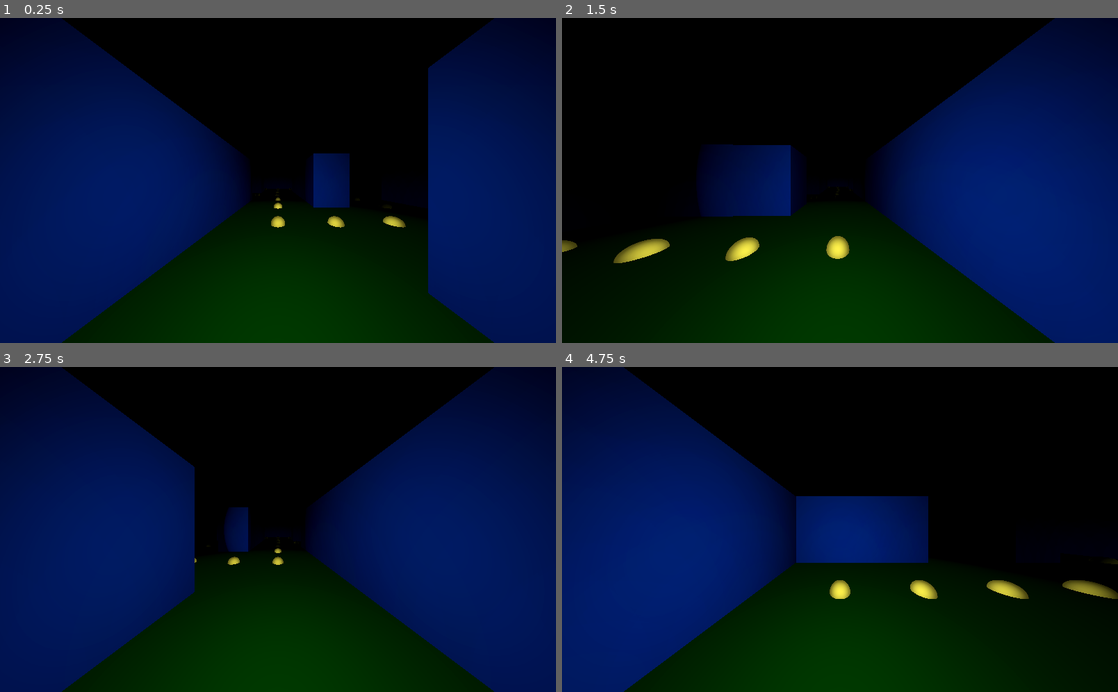
Above: before the commit, frames 1-4 (two rows, left to right).
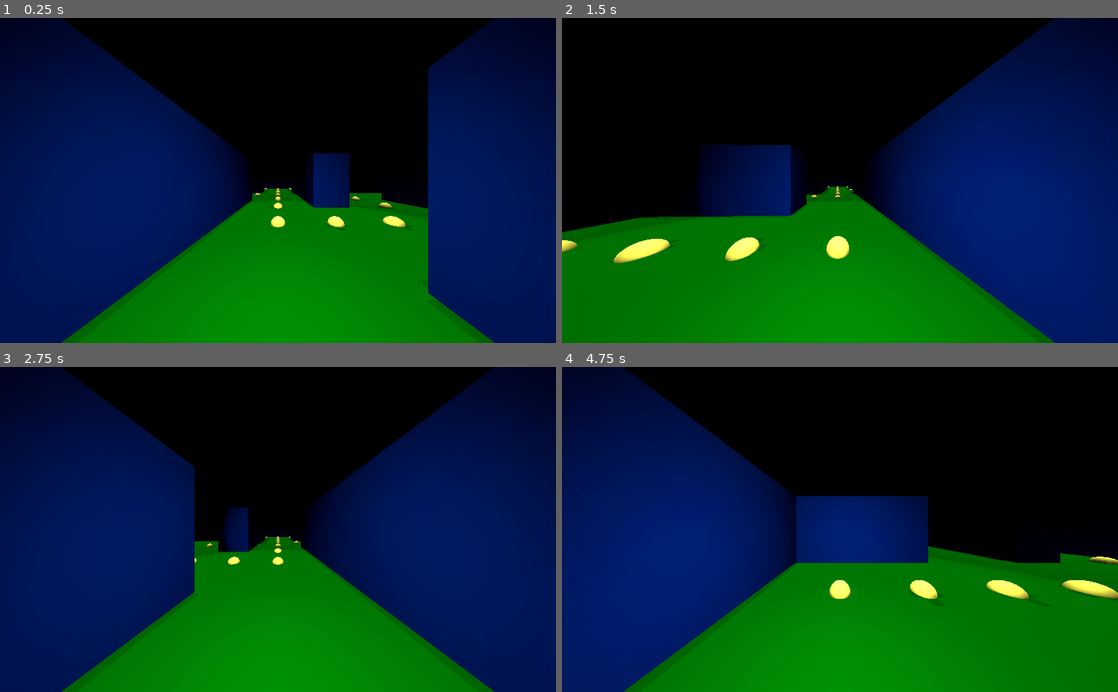
Above: after the commit, the same moments.

Repository: ToBaDi/pacman_3d_first_person
Game: Godot game, scene res://main.tscn
Two runs of this game, one before a commit and one after it. Both use one fixed random seed, a clock stepped at 60 frames per second and the inputs below.
Inputs:
- Up to frame 1 (0.25 s): no input
- Up to frame 2 (1.5 s): tap Enter (ui_accept) at 0.5, 0.77 s; hold Right (ui_right) 0.53-1.28 s; hold Down (ui_down) from 1.28 s (still down)
- Up to frame 3 (2.75 s): tap Enter (ui_accept) at 1.52 s; release Down (ui_down) at 2.03 s; hold Right (ui_right) from 2.03 s (still down)
- Up to frame 4 (4.75 s): tap Enter (ui_accept) at 3.02, 3.77, 4.52 s; release Right (ui_right) at 3.53 s; hold Left (ui_left) from 3.53 s (still down)

The runs differ from the first frame. In frame 1, 22% of the frame differs, in the area x 11-89%, y 52-100%; in frame 2, 29%; in frame 3, 20%; in frame 4, 30%, in the area x 11-100%, y 55-100%.

Commit message:
Dots Completed

Diff:
--- a/main.tscn
+++ b/main.tscn
@@ -78,7 +78,6 @@
 
 [node name="DirectionalLight" type="DirectionalLight" parent="."]
 transform = Transform( 1, 0, 0, 0, -1.62921e-07, 1, 0, -1, -1.62921e-07, 0, 10, 0 )
-visible = false
 light_color = Color( 1, 0.996078, 0.631373, 1 )
 shadow_enabled = true
 __meta__ = {
@@ -237,6 +236,10 @@
 transform = Transform( 14, 0, 0, 0, 1, 0, 0, 0, 1, 34, 0, -28 )
 
 [node name="Dots" type="Spatial" parent="."]
+__meta__ = {
+"_edit_group_": true,
+"_edit_lock_": true
+}
 
 [node name="Dot" parent="Dots" instance=ExtResource( 2 )]
 transform = Transform( 1, 0, 0, 0, 1, 0, 0, 0, 1, 0, 0, -3 )
@@ -747,6 +750,216 @@
 
 [node name="Dot170" parent="Dots" instance=ExtResource( 2 )]
 transform = Transform( 1, 0, 0, 0, 1, 0, 0, 0, 1, 44, 0, 11 )
+
+[node name="Dot171" parent="Dots" instance=ExtResource( 2 )]
+transform = Transform( 1, 0, 0, 0, 1, 0, 0, 0, 1, 44, 0, 9 )
+
+[node name="Dot172" parent="Dots" instance=ExtResource( 2 )]
+transform = Transform( 1, 0, 0, 0, 1, 0, 0, 0, 1, 44, 0, 7 )
+
+[node name="Dot173" parent="Dots" instance=ExtResource( 2 )]
+transform = Transform( 1, 0, 0, 0, 1, 0, 0, 0, 1, 44, 0, 5 )
+
+[node name="Dot174" parent="Dots" instance=ExtResource( 2 )]
+transform = Transform( 1, 0, 0, 0, 1, 0, 0, 0, 1, 44, 0, 3 )
+
+[node name="Dot175" parent="Dots" instance=ExtResource( 2 )]
+transform = Transform( 1, 0, 0, 0, 1, 0, 0, 0, 1, 42, 0, 3 )
+
+[node name="Dot176" parent="Dots" instance=ExtResource( 2 )]
+transform = Transform( 1, 0, 0, 0, 1, 0, 0, 0, 1, 40, 0, 3 )
+
+[node name="Dot177" parent="Dots" instance=ExtResource( 2 )]
+transform = Transform( 1, 0, 0, 0, 1, 0, 0, 0, 1, 38, 0, 3 )
+
+[node name="Dot178" parent="Dots" instance=ExtResource( 2 )]
+transform = Transform( 1, 0, 0, 0, 1, 0, 0, 0, 1, 36, 0, 3 )
+
+[node name="Dot179" parent="Dots" instance=ExtResource( 2 )]
+transform = Transform( 1, 0, 0, 0, 1, 0, 0, 0, 1, 36, 0, 5 )
+
+[node name="Dot180" parent="Dots" instance=ExtResource( 2 )]
+transform = Transform( 1, 0, 0, 0, 1, 0, 0, 0, 1, 36, 0, 7 )
+
+[node name="Dot181" parent="Dots" instance=ExtResource( 2 )]
+transform = Transform( 1, 0, 0, 0, 1, 0, 0, 0, 1, 36, 0, 1 )
+
+[node name="Dot182" parent="Dots" instance=ExtResource( 2 )]
+transform = Transform( 1, 0, 0, 0, 1, 0, 0, 0, 1, 36, 0, -1 )
+
+[node name="Dot183" parent="Dots" instance=ExtResource( 2 )]
+transform = Transform( 1, 0, 0, 0, 1, 0, 0, 0, 1, 36, 0, -3 )
+
+[node name="Dot184" parent="Dots" instance=ExtResource( 2 )]
+transform = Transform( 1, 0, 0, 0, 1, 0, 0, 0, 1, 38, 0, -3 )
+
+[node name="Dot185" parent="Dots" instance=ExtResource( 2 )]
+transform = Transform( 1, 0, 0, 0, 1, 0, 0, 0, 1, 40, 0, -3 )
+
+[node name="Dot186" parent="Dots" instance=ExtResource( 2 )]
+transform = Transform( 1, 0, 0, 0, 1, 0, 0, 0, 1, 42, 0, -3 )
+
+[node name="Dot187" parent="Dots" instance=ExtResource( 2 )]
+transform = Transform( 1, 0, 0, 0, 1, 0, 0, 0, 1, 44, 0, -3 )
+
+[node name="Dot188" parent="Dots" instance=ExtResource( 2 )]
+transform = Transform( 1, 0, 0, 0, 1, 0, 0, 0, 1, 44, 0, -5 )
+
+[node name="Dot189" parent="Dots" instance=ExtResource( 2 )]
+transform = Transform( 1, 0, 0, 0, 1, 0, 0, 0, 1, 44, 0, -7 )
+
+[node name="Dot190" parent="Dots" instance=ExtResource( 2 )]
+transform = Transform( 1, 0, 0, 0, 1, 0, 0, 0, 1, 44, 0, -9 )
+
+[node name="Dot191" parent="Dots" instance=ExtResource( 2 )]
+transform = Transform( 1, 0, 0, 0, 1, 0, 0, 0, 1, 44, 0, -11 )
+
+[node name="Dot192" parent="Dots" instance=ExtResource( 2 )]
+transform = Transform( 1, 0, 0, 0, 1, 0, 0, 0, 1, 44, 0, -13 )
+
+[node name="Dot193" parent="Dots" instance=ExtResource( 2 )]
+transform = Transform( 1, 0, 0, 0, 1, 0, 0, 0, 1, 44, 0, -15 )
+
+[node name="Dot194" parent="Dots" instance=ExtResource( 2 )]
+transform = Transform( 1, 0, 0, 0, 1, 0, 0, 0, 1, 42, 0, -15 )
+
+[node name="Dot195" parent="Dots" instance=ExtResource( 2 )]
+transform = Transform( 1, 0, 0, 0, 1, 0, 0, 0, 1, 40, 0, -15 )
+
+[node name="Dot196" parent="Dots" instance=ExtResource( 2 )]
+transform = Transform( 1, 0, 0, 0, 1, 0, 0, 0, 1, 38, 0, -15 )
+
+[node name="Dot197" parent="Dots" instance=ExtResource( 2 )]
+transform = Transform( 1, 0, 0, 0, 1, 0, 0, 0, 1, 36, 0, -15 )
+
+[node name="Dot198" parent="Dots" instance=ExtResource( 2 )]
+transform = Transform( 1, 0, 0, 0, 1, 0, 0, 0, 1, 36, 0, -13 )
+
+[node name="Dot199" parent="Dots" instance=ExtResource( 2 )]
+transform = Transform( 1, 0, 0, 0, 1, 0, 0, 0, 1, 36, 0, -11 )
+
+[node name="Dot200" parent="Dots" instance=ExtResource( 2 )]
+transform = Transform( 1, 0, 0, 0, 1, 0, 0, 0, 1, 36, 0, -9 )
+
+[node name="Dot201" parent="Dots" instance=ExtResource( 2 )]
+transform = Transform( 1, 0, 0, 0, 1, 0, 0, 0, 1, 36, 0, -7 )
+
+[node name="Dot202" parent="Dots" instance=ExtResource( 2 )]
+transform = Transform( 1, 0, 0, 0, 1, 0, 0, 0, 1, 36, 0, -5 )
+
+[node name="Dot203" parent="Dots" instance=ExtResource( 2 )]
+transform = Transform( 1, 0, 0, 0, 1, 0, 0, 0, 1, 34, 0, -9 )
+
+[node name="Dot204" parent="Dots" instance=ExtResource( 2 )]
+transform = Transform( 1, 0, 0, 0, 1, 0, 0, 0, 1, 32, 0, -9 )
+
+[node name="Dot205" parent="Dots" instance=ExtResource( 2 )]
+transform = Transform( 1, 0, 0, 0, 1, 0, 0, 0, 1, 30, 0, -9 )
+
+[node name="Dot206" parent="Dots" instance=ExtResource( 2 )]
+transform = Transform( 1, 0, 0, 0, 1, 0, 0, 0, 1, 30, 0, -7 )
+
+[node name="Dot207" parent="Dots" instance=ExtResource( 2 )]
+transform = Transform( 1, 0, 0, 0, 1, 0, 0, 0, 1, 30, 0, -5 )
+
+[node name="Dot208" parent="Dots" instance=ExtResource( 2 )]
+transform = Transform( 1, 0, 0, 0, 1, 0, 0, 0, 1, 30, 0, -3 )
+
+[node name="Dot209" parent="Dots" instance=ExtResource( 2 )]
+transform = Transform( 1, 0, 0, 0, 1, 0, 0, 0, 1, 44, 0, -17 )
+
+[node name="Dot210" parent="Dots" instance=ExtResource( 2 )]
+transform = Transform( 1, 0, 0, 0, 1, 0, 0, 0, 1, 44, 0, -19 )
+
+[node name="Dot211" parent="Dots" instance=ExtResource( 2 )]
+transform = Transform( 1, 0, 0, 0, 1, 0, 0, 0, 1, 44, 0, -21 )
+
+[node name="Dot212" parent="Dots" instance=ExtResource( 2 )]
+transform = Transform( 1, 0, 0, 0, 1, 0, 0, 0, 1, 44, 0, -23 )
+
+[node name="Dot213" parent="Dots" instance=ExtResource( 2 )]
+transform = Transform( 1, 0, 0, 0, 1, 0, 0, 0, 1, 44, 0, -25 )
+
+[node name="Dot214" parent="Dots" instance=ExtResource( 2 )]
+transform = Transform( 1, 0, 0, 0, 1, 0, 0, 0, 1, 42, 0, -25 )
+
+[node name="Dot215" parent="Dots" instance=ExtResource( 2 )]
+transform = Transform( 1, 0, 0, 0, 1, 0, 0, 0, 1, 10, 0, -15 )
+
+[node name="Dot216" parent="Dots" instance=ExtResource( 2 )]
+transform = Transform( 1, 0, 0, 0, 1, 0, 0, 0, 1, 38, 0, -25 )
+
+[node name="Dot217" parent="Dots" instance=ExtResource( 2 )]
+transform = Transform( 1, 0, 0, 0, 1, 0, 0, 0, 1, 36, 0, -25 )
+
+[node name="Dot218" parent="Dots" instance=ExtResource( 2 )]
+transform = Transform( 1, 0, 0, 0, 1, 0, 0, 0, 1, 36, 0, -23 )
+
+[node name="Dot219" parent="Dots" instance=ExtResource( 2 )]
+transform = Transform( 1, 0, 0, 0, 1, 0, 0, 0, 1, 36, 0, -21 )
+
+[node name="Dot220" parent="Dots" instance=ExtResource( 2 )]
+transform = Transform( 1, 0, 0, 0, 1, 0, 0, 0, 1, 36, 0, -19 )
+
+[node name="Dot221" parent="Dots" instance=ExtResource( 2 )]
+transform = Transform( 1, 0, 0, 0, 1, 0, 0, 0, 1, 36, 0, -17 )
+
+[node name="Dot222" parent="Dots" instance=ExtResource( 2 )]
+transform = Transform( 1, 0, 0, 0, 1, 0, 0, 0, 1, 34, 0, -25 )
+
+[node name="Dot223" parent="Dots" instance=ExtResource( 2 )]
+transform = Transform( 1, 0, 0, 0, 1, 0, 0, 0, 1, 32, 0, -25 )
+
+[node name="Dot224" parent="Dots" instance=ExtResource( 2 )]
+transform = Transform( 1, 0, 0, 0, 1, 0, 0, 0, 1, 30, 0, -25 )
+
+[node name="Dot225" parent="Dots" instance=ExtResource( 2 )]
+transform = Transform( 1, 0, 0, 0, 1, 0, 0, 0, 1, 30, 0, -23 )
+
+[node name="Dot226" parent="Dots" instance=ExtResource( 2 )]
+transform = Transform( 1, 0, 0, 0, 1, 0, 0, 0, 1, 30, 0, -21 )
+
+[node name="Dot227" parent="Dots" instance=ExtResource( 2 )]
+transform = Transform( 1, 0, 0, 0, 1, 0, 0, 0, 1, 30, 0, -19 )
+
+[node name="Dot228" parent="Dots" instance=ExtResource( 2 )]
+transform = Transform( 1, 0, 0, 0, 1, 0, 0, 0, 1, 30, 0, -17 )
+
+[node name="Dot229" parent="Dots" instance=ExtResource( 2 )]
+transform = Transform( 1, 0, 0, 0, 1, 0, 0, 0, 1, 34, 0, -15 )
+
+[node name="Dot230" parent="Dots" instance=ExtResource( 2 )]
+transform = Transform( 1, 0, 0, 0, 1, 0, 0, 0, 1, 32, 0, -15 )
+
+[node name="Dot231" parent="Dots" instance=ExtResource( 2 )]
+transform = Transform( 1, 0, 0, 0, 1, 0, 0, 0, 1, 30, 0, -15 )
+
+[node name="Dot232" parent="Dots" instance=ExtResource( 2 )]
+transform = Transform( 1, 0, 0, 0, 1, 0, 0, 0, 1, 28, 0, -15 )
+
+[node name="Dot233" parent="Dots" instance=ExtResource( 2 )]
+transform = Transform( 1, 0, 0, 0, 1, 0, 0, 0, 1, 26, 0, -15 )
+
+[node name="Dot234" parent="Dots" instance=ExtResource( 2 )]
+transform = Transform( 1, 0, 0, 0, 1, 0, 0, 0, 1, 24, 0, -15 )
+
+[node name="Dot235" parent="Dots" instance=ExtResource( 2 )]
+transform = Transform( 1, 0, 0, 0, 1, 0, 0, 0, 1, 22, 0, -15 )
+
+[node name="Dot236" parent="Dots" instance=ExtResource( 2 )]
+transform = Transform( 1, 0, 0, 0, 1, 0, 0, 0, 1, 20, 0, -15 )
+
+[node name="Dot237" parent="Dots" instance=ExtResource( 2 )]
+transform = Transform( 1, 0, 0, 0, 1, 0, 0, 0, 1, 18, 0, -15 )
+
+[node name="Dot238" parent="Dots" instance=ExtResource( 2 )]
+transform = Transform( 1, 0, 0, 0, 1, 0, 0, 0, 1, 16, 0, -15 )
+
+[node name="Dot239" parent="Dots" instance=ExtResource( 2 )]
+transform = Transform( 1, 0, 0, 0, 1, 0, 0, 0, 1, 14, 0, -15 )
+
+[node name="Dot240" parent="Dots" instance=ExtResource( 2 )]
+transform = Transform( 1, 0, 0, 0, 1, 0, 0, 0, 1, 12, 0, -15 )
 
 [node name="Camera" type="Camera" parent="."]
 transform = Transform( 0.866025, 0.353553, -0.353553, 0, 0.707107, 0.707107, 0.5, -0.612372, 0.612372, -2, 8, 5 )
